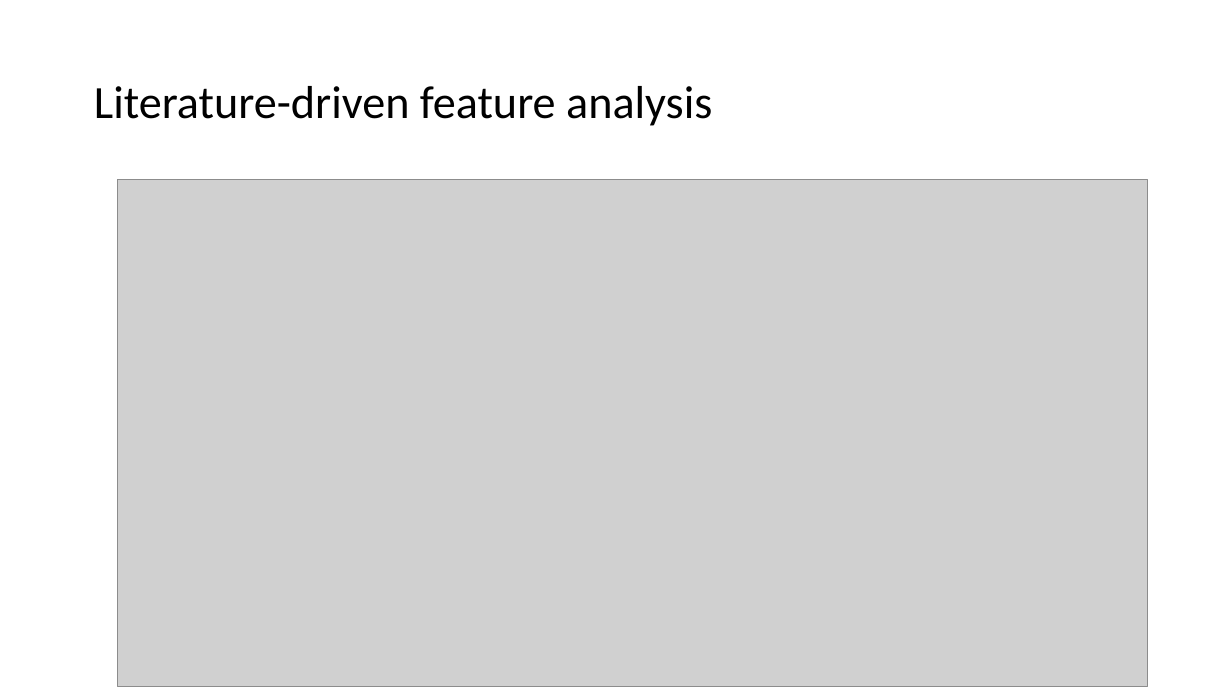
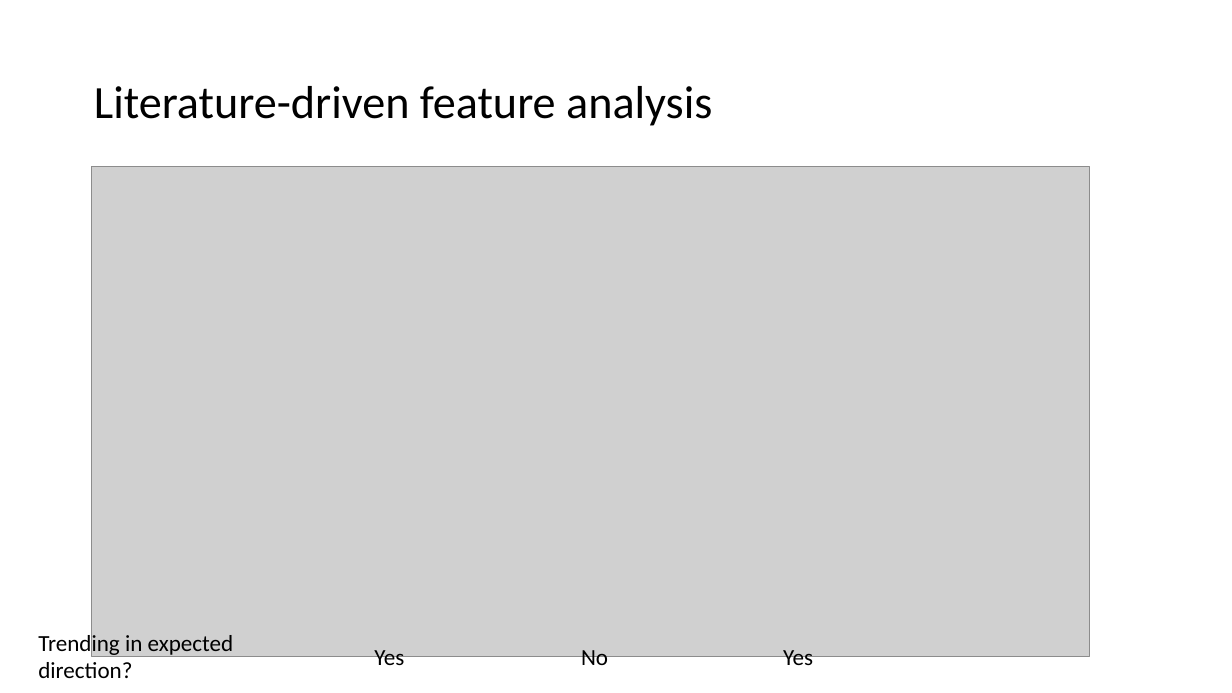
Before and after one commit to tybottorff/bottorffdocs, a slide deck: slide 7 of presentations/weekly_meetings/2024_11_7.pptx (slide 6 before the commit). Drawn at 1232x693 pixels with LibreOffice and Linux fonts; fonts in the diff are those of the drawing; grey boxes stand for pictures. Boxes give left, top, right and bottom in pixels: in the first picture for what was removed or moved away, otherwise in the second. Text is boxed around its words. In the diff, an @@ line names an element or a change of style, - is before the commit and + after.

```diff
--- a/presentations/weekly_meetings/2024_11_7.pptx
+++ b/presentations/weekly_meetings/2024_11_7.pptx
@@ picture: place and size @@
-picture at (117,180,1148,687)
+picture at (91,166,1090,656)
@@ text added at (38,631,234,678), 18 pt, text #000000 @@
+Trending in expected
+direction?
@@ text added at (374,650,404,671), 18 pt, text #000000 @@
+Yes
@@ text added at (581,650,608,671), 18 pt, text #000000 @@
+No
@@ text added at (783,650,813,671), 18 pt, text #000000 @@
+Yes
```
Also in this commit, not shown: 4 other slides changed, 2 slides added.
